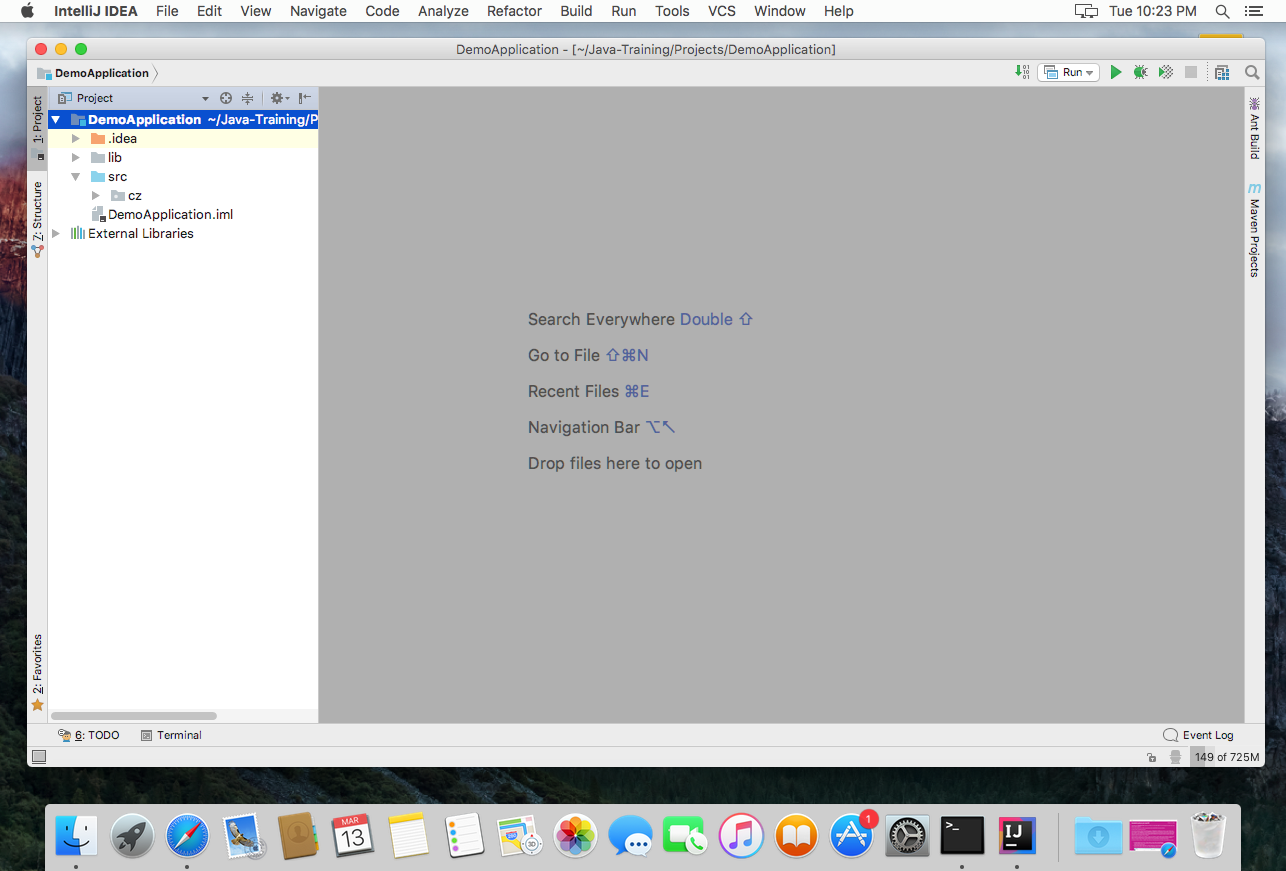
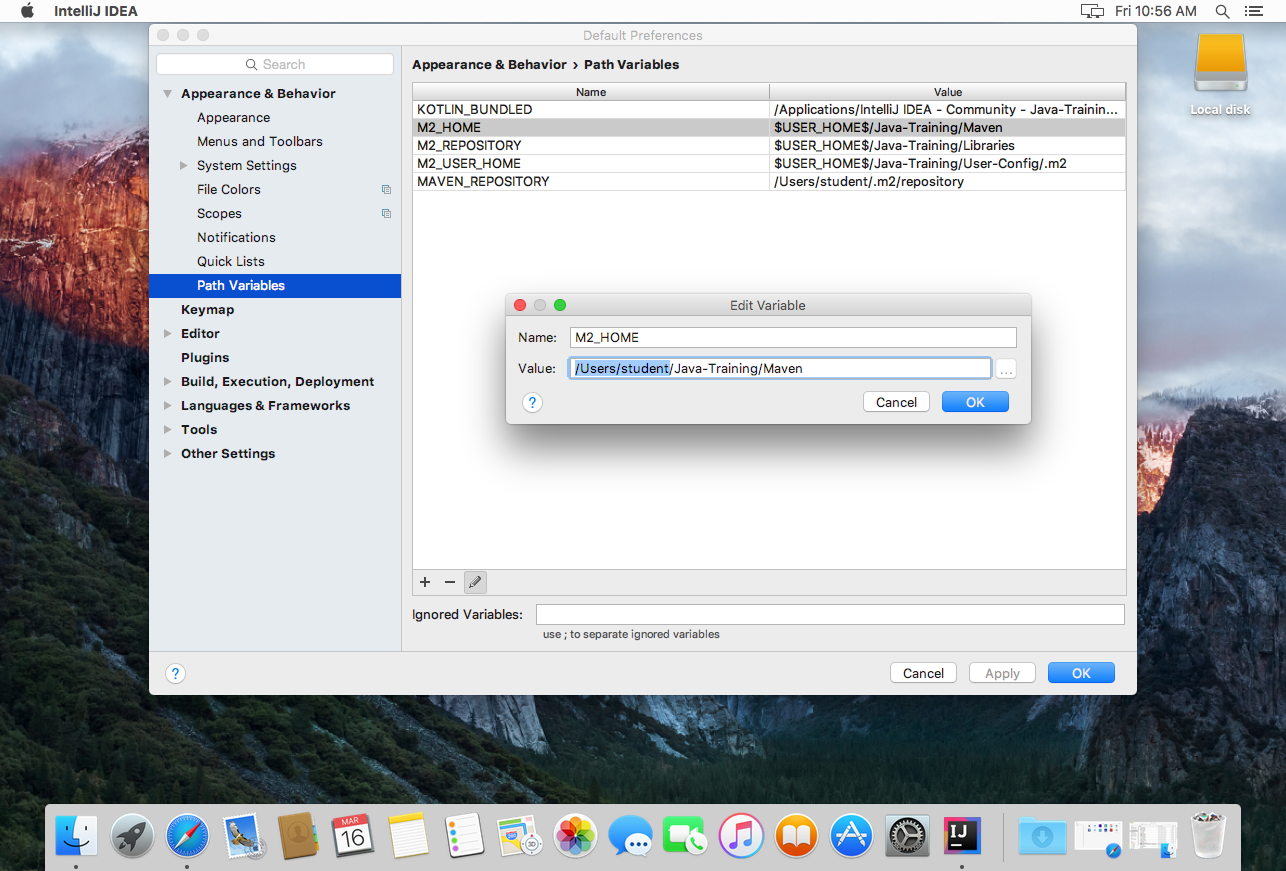
Two versions of the same layered image (1286x871). Layer-by-layer changes:
renamed "Layer 2" to "Rectangle 1", painted on it over [0, 4, 1286, 869]
added layer "Layer 1" above "Background" over [0, 4, 1286, 869]
